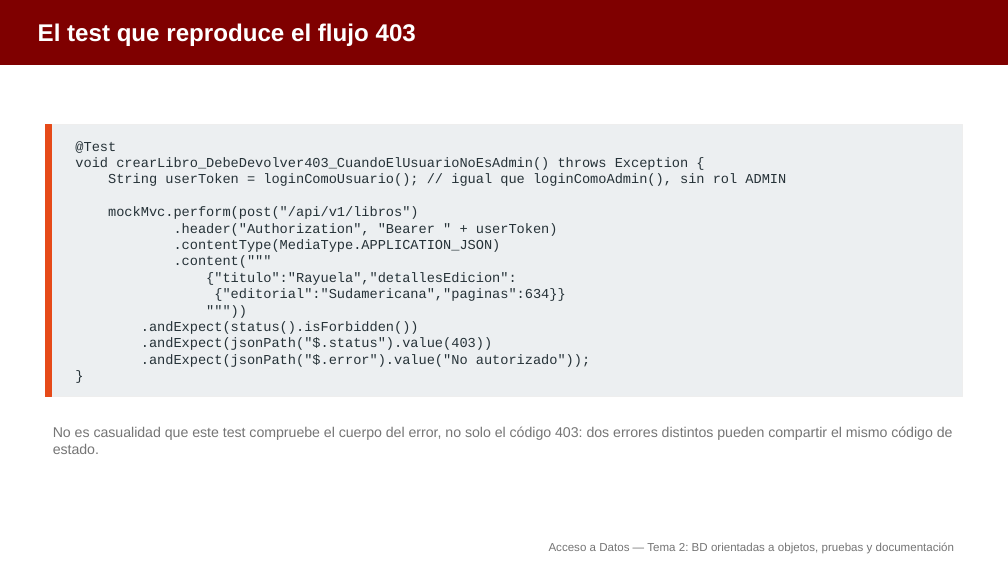
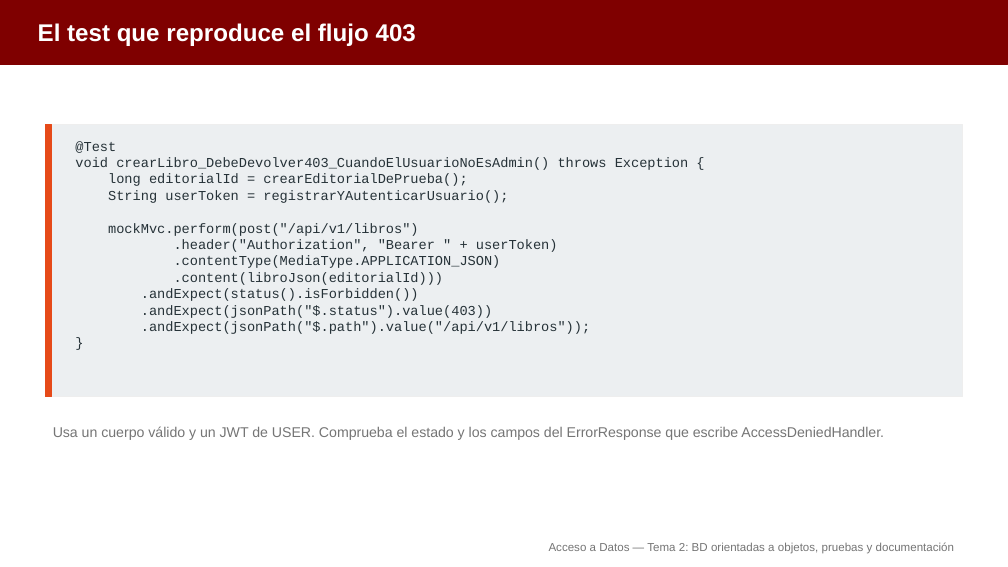
Before and after one commit to aitorventura/acceso-a-datos, a slide deck: slide 19 of docs/tema2/diapositivas/bd-orientadas-a-objetos.pptx (slide 21 before the commit). Drawn at 1008x567 pixels with LibreOffice and Linux fonts; fonts in the diff are those of the drawing. Boxes give left, top, right and bottom in pixels: in the first picture for what was removed or moved away, otherwise in the second. Text is boxed around its words. In the diff, an @@ line names an element or a change of style, - is before the commit and + after.

```diff
--- a/docs/tema2/diapositivas/bd-orientadas-a-objetos.pptx
+++ b/docs/tema2/diapositivas/bd-orientadas-a-objetos.pptx
@@ text at box(108, 174, 508, 203): text changed @@
-String userToken = loginComoUsuario(); // igual que loginComoAdmin(), sin rol ADMIN
+long editorialId = crearEditorialDePrueba();
+String userToken = registrarYAutenticarUsuario();
@@ text at box(174, 272, 444, 285): text changed @@
-.content("""
-{"titulo":"Rayuela","detallesEdicion":
-{"editorial":"Sudamericana","paginas":634}}
-"""))
+.content(libroJson(editorialId)))
@@ text at box(141, 321, 590, 334): text changed @@
-.andExpect(jsonPath("$.error").value("No autorizado"));
+.andExpect(jsonPath("$.path").value("/api/v1/libros"));
@@ text at box(53, 426, 884, 440): text changed @@
-No es casualidad que este test compruebe el cuerpo del error, no solo el código 403: dos errores distintos pueden compartir el mismo código de estado.
+Usa un cuerpo válido y un JWT de USER. Comprueba el estado y los campos del ErrorResponse que escribe AccessDeniedHandler.
```
Also in this commit, not shown: 10 other slides changed, 2 slides removed, 2 other files.
